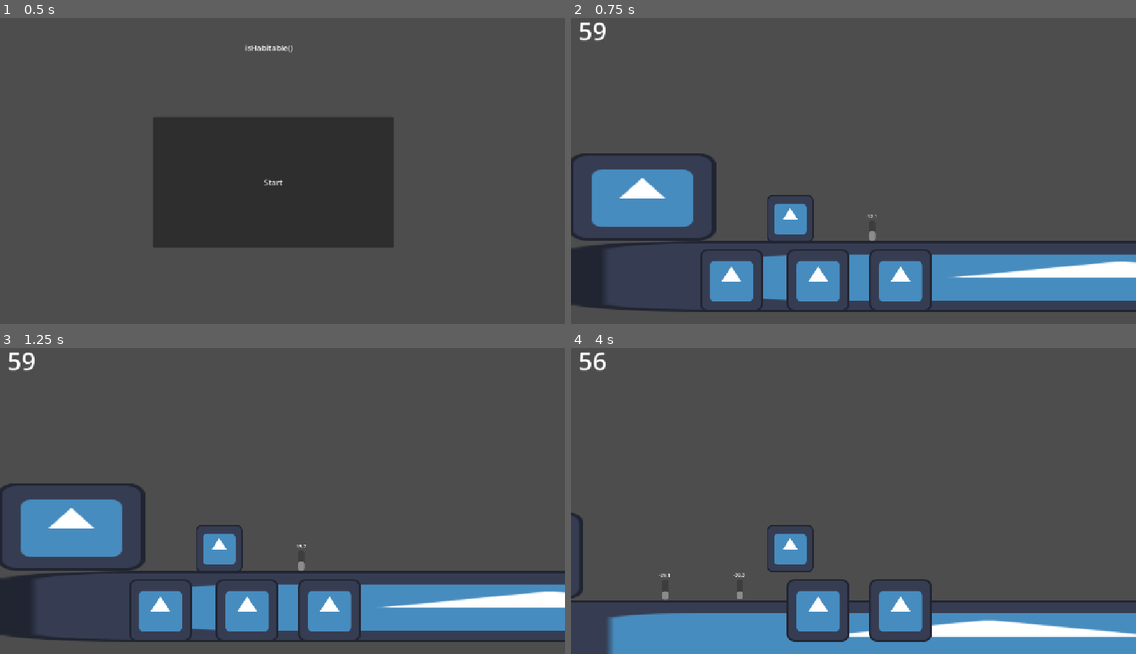
Above: before the commit, frames 1-4 (two rows, left to right).
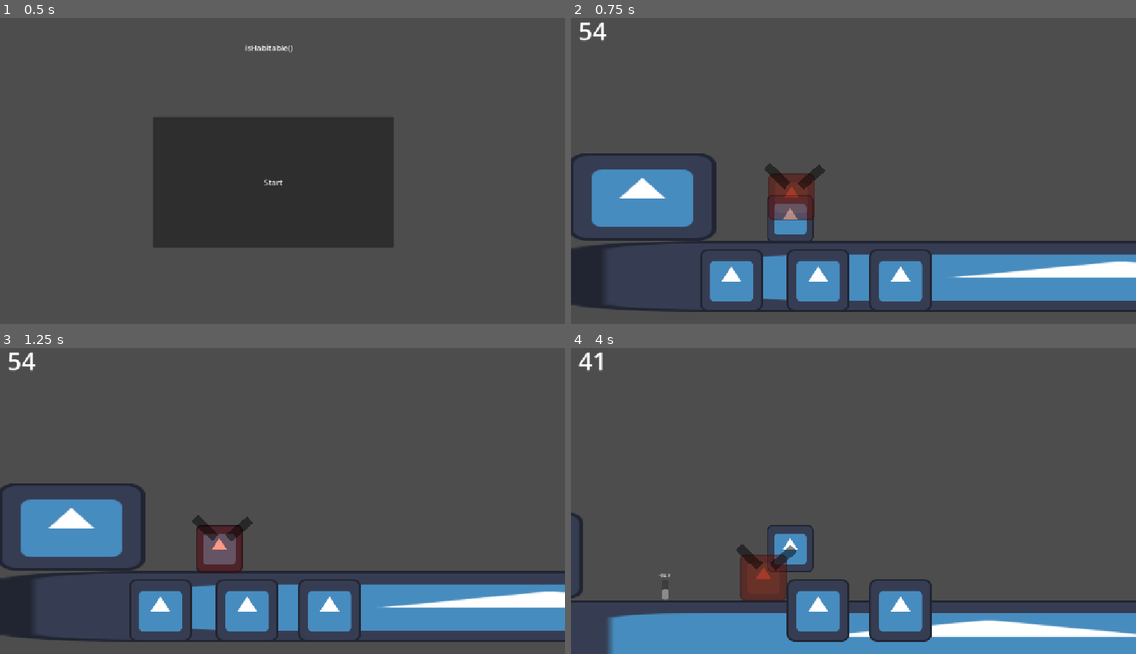
Above: after the commit, the same moments.

Repository: Ollieblock1/WHACK2026
Game: Godot game, scene res://game.tscn
Two runs of this game, one before a commit and one after it. Both use one fixed random seed, a clock stepped at 60 frames per second and the inputs below. The engine's default icon, where the game draws it, is replaced by a stand-in: a white triangle on a blue panel in a dark square.
Inputs:
- Up to frame 1 (0.5 s): no input
- Up to frame 2 (0.75 s): click "Start" at 0.5 s
- Up to frame 3 (1.25 s): no input
- Up to frame 4 (4 s): hold Right (moveRight) 1.28-2.78 s; tap 1 (select1) at 1.35, 3.6 s; tap Space (moveJump) at 1.52, 2.27, 3.77 s; tap 2 (select2) at 2.1 s; hold A (moveLeft) 2.78-3.53 s; tap 3 (select3) at 2.85 s; hold Right (moveRight) from 3.53 s (still down)

Frame 1 is identical in both runs. In frame 2, 1.5% of the frame differs, in the area x 3-55%, y 1-73%; in frame 3, 1.4%; in frame 4, 1.6%, in the area x 1-40%, y 1-83%.

Commit message:
Made enemies damage you now

Diff:
--- a/alienEntity/base_alien.tscn
+++ b/alienEntity/base_alien.tscn
@@ -28,7 +28,7 @@
 
 [node name="baseAlien" type="CharacterBody2D" unique_id=1926721184]
 collision_layer = 128
-collision_mask = 16
+collision_mask = 272
 script = ExtResource("1_mjqml")
 VELOCITY = 5000
 
--- a/alienEntity/charging_alien.gd
+++ b/alienEntity/charging_alien.gd
@@ -6,7 +6,7 @@
 func _on_detector_area_entered(area: Area2D) -> void:
 	target = area
 	currentState = State.MOVING
-	print("DETECTED")
+
 
 func _process(delta: float) -> void:
 	if currentState == State.MOVING:
--- a/alienEntity/hostile_alien.tscn
+++ b/alienEntity/hostile_alien.tscn
@@ -3,7 +3,9 @@
 [ext_resource type="PackedScene" uid="uid://ddr6fd7xjl8bb" path="res://alienEntity/chargingAlien.tscn" id="1_hsch1"]
 [ext_resource type="Script" uid="uid://cd68rw70r7bu4" path="res://alienEntity/hostile_alien.gd" id="2_vxn6r"]
 
-[node name="baseAlien" unique_id=1926721184 instance=ExtResource("1_hsch1")]
+[node name="baseAlien" unique_id=1926721184 groups=["evil"] instance=ExtResource("1_hsch1")]
+collision_layer = 192
+collision_mask = 16
 script = ExtResource("2_vxn6r")
 
 [node name="eyebrows" type="Node2D" parent="." index="4" unique_id=1967970796]
--- a/project.godot
+++ b/project.godot
@@ -23,6 +23,7 @@
 [global_group]
 
 player=""
+evil=""
 
 [input]
 
--- a/scenes/managers/game_manager.tscn
+++ b/scenes/managers/game_manager.tscn
@@ -4,8 +4,8 @@
 [ext_resource type="PackedScene" uid="uid://cmso0t026kb2a" path="res://scenes/player/player.tscn" id="2_6t86j"]
 [ext_resource type="PackedScene" uid="uid://fq3wafqtn3dq" path="res://scenes/camera/camera.tscn" id="2_r76ct"]
 [ext_resource type="PackedScene" uid="uid://d1lv7x0c5ogpj" path="res://scenes/level/level.tscn" id="4_3yu1d"]
-[ext_resource type="PackedScene" uid="uid://djp0nv4ddbxsf" path="res://scenes/experiments/thermometer.tscn" id="5_3yu1d"]
 [ext_resource type="PackedScene" uid="uid://cpc1jmd1oxtw1" path="res://scenes/UI/ui.tscn" id="6_c2g8d"]
+[ext_resource type="PackedScene" uid="uid://cb45aiv40rjpf" path="res://alienEntity/hostile_alien.tscn" id="6_fagfu"]
 
 [node name="gameManager" type="Node2D" unique_id=493323348]
 script = ExtResource("1_i04cf")
@@ -22,10 +22,10 @@
 limit_left = -589
 limit_right = 2410
 
-[node name="Thermometer" parent="." unique_id=1697934362 instance=ExtResource("5_3yu1d")]
-position = Vector2(232, 132)
-
 [node name="UI" parent="." unique_id=222190250 instance=ExtResource("6_c2g8d")]
 
+[node name="baseAlien" parent="." unique_id=1926721184 instance=ExtResource("6_fagfu")]
+
 [connection signal="displayMenu" from="Level" to="." method="_on_level_display_menu"]
+[connection signal="damage" from="Player" to="UI" method="_on_player_damage"]
 [connection signal="placeExperiment" from="Player" to="." method="_on_player_place_experiment"]
--- a/scenes/player/player.tscn
+++ b/scenes/player/player.tscn
@@ -35,7 +35,13 @@
 
 [node name="experimentDetector" type="Area2D" parent="." unique_id=337041209]
 collision_layer = 2
-collision_mask = 2
+collision_mask = 66
 
 [node name="CollisionShape2D" type="CollisionShape2D" parent="experimentDetector" unique_id=587965681]
 shape = SubResource("CircleShape2D_poog2")
+
+[node name="iframes" type="Timer" parent="." unique_id=1351679766]
+
+[connection signal="body_entered" from="experimentDetector" to="." method="_on_experiment_detector_body_entered"]
+[connection signal="body_exited" from="experimentDetector" to="." method="_on_experiment_detector_body_exited"]
+[connection signal="timeout" from="iframes" to="." method="_on_iframes_timeout"]
--- a/scripts/camera/UI.gd
+++ b/scripts/camera/UI.gd
@@ -71,3 +71,8 @@
 
 func _on_player_hide_info() -> void:
 	$InfoScreen.hide()
+
+
+func _on_player_damage() -> void:
+	print("Damaging")
+	timeCount-=5
--- a/scripts/managers/game_manager.gd
+++ b/scripts/managers/game_manager.gd
@@ -24,7 +24,6 @@
 
 # Called when the node enters the scene tree for the first time.
 func _ready() -> void:
-	$Thermometer.setTemp(-50)
 	procgenEngine = preload("res://scripts/procedural_generation.gd").new()
 
 	procgenResults = procgenEngine.generate_planet()
--- a/scripts/player/player.gd
+++ b/scripts/player/player.gd
@@ -5,6 +5,8 @@
 signal placeExperiment(object, point)
 @export var playerHeight = 128
 var inventory = [1,1,1]
+signal damage
+var enemyIn = false
 
 func _physics_process(delta: float) -> void:
 	# Add the gravity.
@@ -24,10 +26,8 @@
 		velocity.x = move_toward(velocity.x, 0, SPEED)
 
 
-	print($experimentDetector.get_overlapping_areas())
-
-
 	move_and_slide()
+	print(enemyIn)
 
 
 
@@ -64,3 +64,22 @@
 	if body == self:
 		hideInfo.emit()
 '''
+
+
+func _on_iframes_timeout() -> void:
+	if enemyIn:
+		damage.emit()
+		$iframes.start()
+
+
+func _on_experiment_detector_body_entered(body: Node2D) -> void:
+	print(body.get_groups())
+	if "evil" in body.get_groups():
+		enemyIn = true
+		damage.emit()
+		$iframes.start()
+
+
+func _on_experiment_detector_body_exited(body: Node2D) -> void:
+	if "evil" in body.get_groups():
+		enemyIn = false
